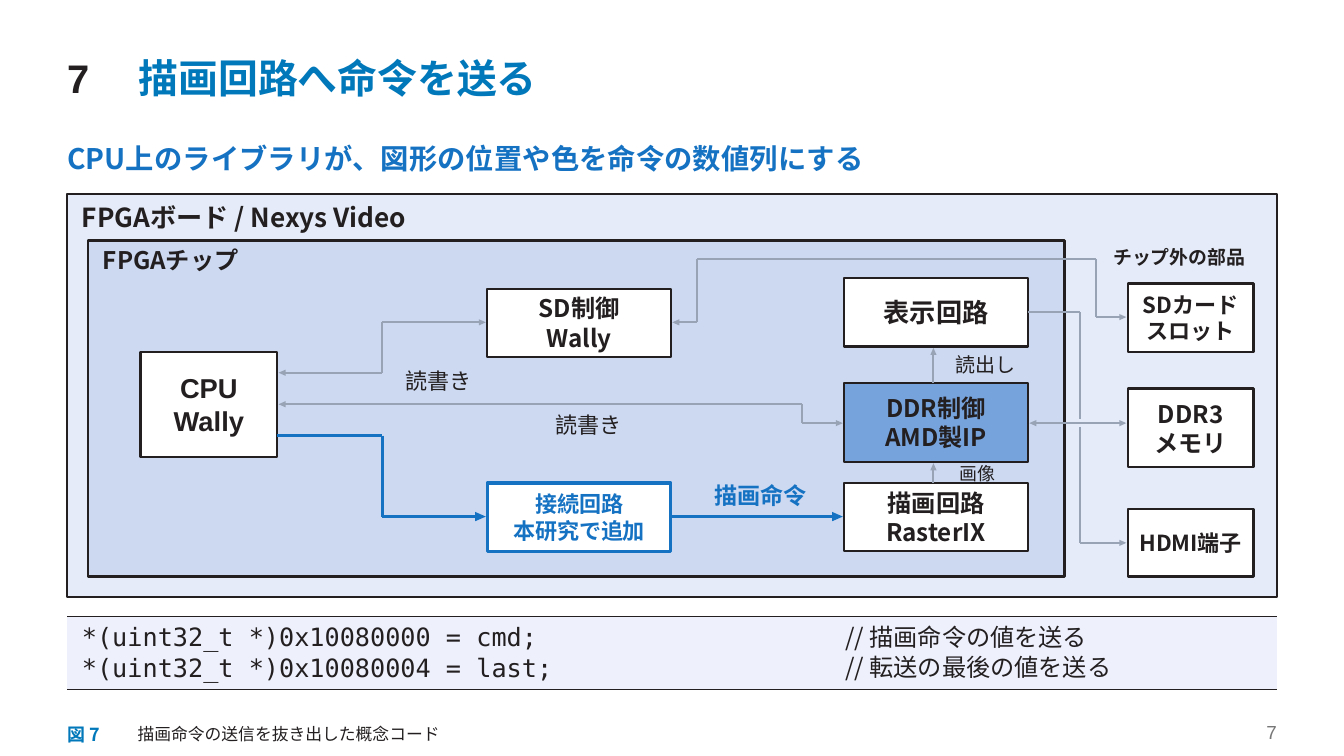
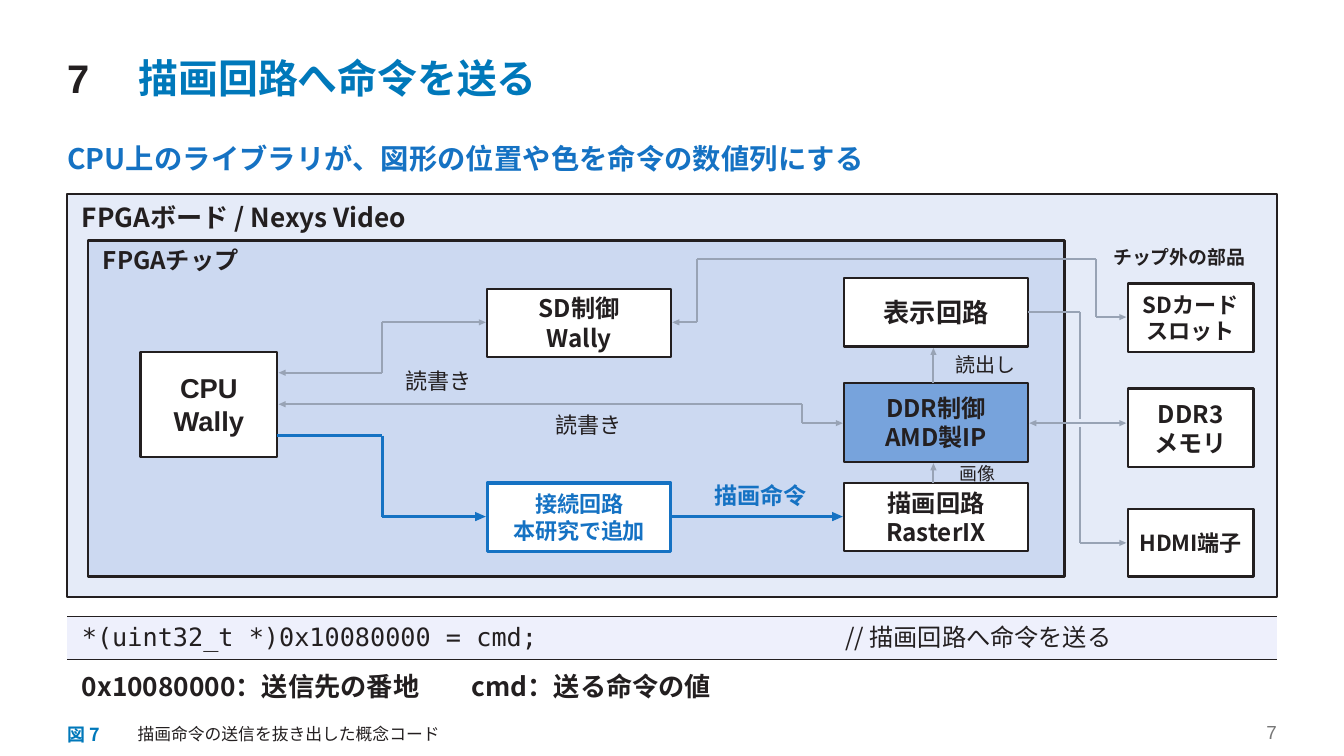
Before and after one commit to SoshiroFujimori/wally-game-console-research, a slide deck: slide 7 of docs/presentation/中間発表_主要事項.pptx. Drawn at 1344x756 pixels with LibreOffice and Linux fonts; fonts in the diff are those of the drawing. Boxes give left, top, right and bottom in pixels: in the first picture for what was removed or moved away, otherwise in the second. Text is boxed around its words. In the diff, an @@ line names an element or a change of style, - is before the commit and + after.

```diff
--- a/docs/presentation/中間発表_主要事項.pptx
+++ b/docs/presentation/中間発表_主要事項.pptx
@@ rectangle: place and size @@
-rectangle at bbox=[68, 616, 1277, 690]
+rectangle at bbox=[68, 616, 1277, 659]
@@ text at bbox=[870, 625, 1112, 648]: text changed @@
-// 描画命令の値を送る
+// 描画回路へ命令を送る
@@ freeform shape: place and size @@
-freeform shape at bbox=[68, 690, 1277, 691]
+freeform shape at bbox=[68, 659, 1277, 660]
@@ text removed at bbox=[82, 657, 552, 683] @@
-*(uint32_t *)0x10080004 = last;
@@ text removed at bbox=[870, 655, 1112, 678] @@
-// 転送の最後の値を送る
@@ text added at bbox=[82, 673, 711, 699], 18.8 pt, text #231F20, bold @@
+0x10080000：送信先の番地 cmd：送る命令の値
```
Also in this commit, not shown: 3 other slides changed, 11 other files.
